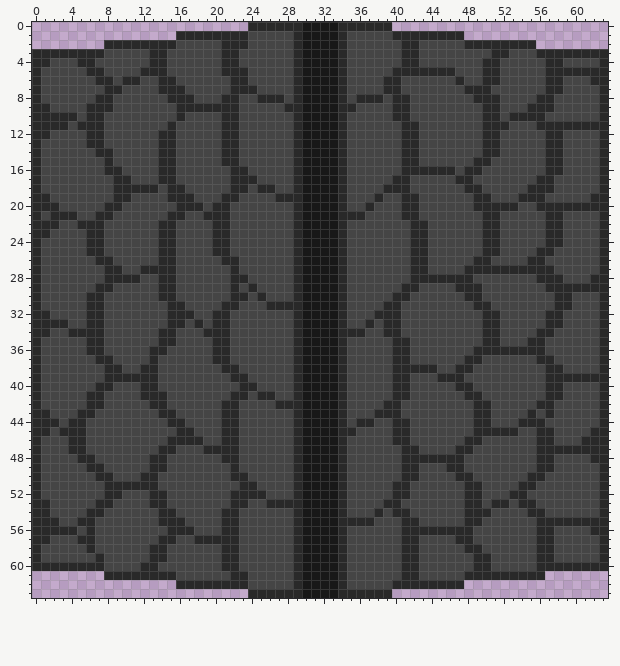
A pixel-art file gets an edit: assets/farmland/environment/environment-64x64.aseprite. This is how it looked before the edit.
64x64 pixels, 1 frame. Colours within 5 levels of each other are drawn and written as one.
The same view after the edit:
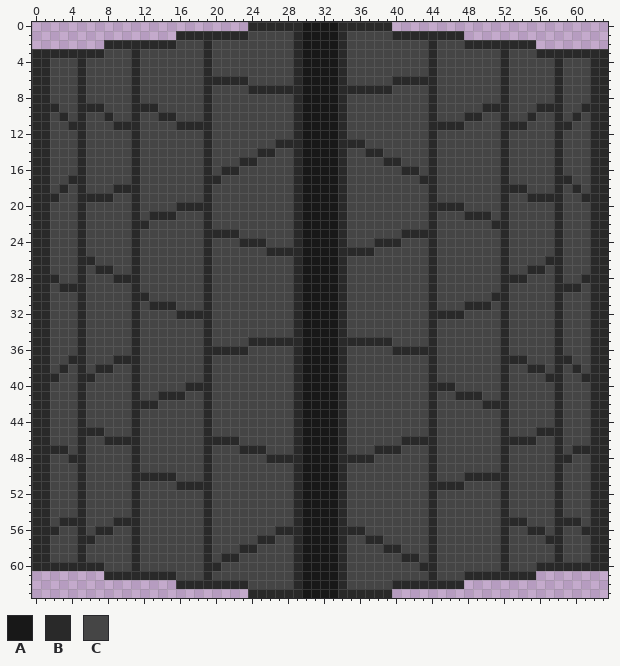
Palette (. is transparent): A #181818  B #292929  C #454545
What changed:
Changed rows in their new state; - is an unchanged pixel.
first column x 1:
 2 ------------------B-CCC-----------------CC-B------------------
 3 ----------B-CC----B-CC------------------CC-B------C-----------
 4 -----C----B-CC----B-CC------------------CC-B-----CCB----C----B
 5 B---BCC---BCCC----B-CCC----------------CCCC-CC---CCB----C-CCC-
 6 B---B-CC-C---CC---BBB-----------------C-BBBB--C--CCB----C-----
 7 B---B--CC-B--CCC--B--CC-BBBB------BBBB-C---B---CCC-B----C----B
 8 B---B-CC--B---CCC-B-CC--CCC--------CCC-CC--B----CCCB---CCB---B
 9 -B--B--C--BBB--CCC-CCC-----C------C----CC--B-------B--C--B--BB
10 -C-CBCCB--B--BBC--B-CC-----------------CC--B---BBCCBCC-C-B-B-B
11 -CCB-CC-BBB---CBBBB-CC------------------CC-BBBB--CC-BB-CC--CC-
12 ----BCC---B--CC---B-CC------------------CC-B-----CCB----C----B
13 B---BCC---B--CC---B-CC----BB------BB----CC-B-----CCB----C----B
14 B---B-CC--B--CC---B-CC--BB----------BB--CC-B-----CCB----C----B
15 B---B--C--B--CC---B-CCBB--------------BBCC-B----CC-B----C----B
16 B---B--CC-B--CC---B-B-C-------------------C-CC-CC--B----C----B
17 B--BB---CCB--CC---BB-CCC---------------CC-BB--CC---B---CCBB--B
18 B-B-B------CC-CC--B--CC-CC------------CCC--B---CC--BBBCCCB-B-B
19 -B--BBBBCCB---CCC-B-CC----CC---------C--CC-B----CC-B-C--BB--B-
20 -C--B--CC-B-------BCC---------------C---CC-BBBB-CCC-C--CC-CCC-
21 BCCCB-CC--B-BB-C---CC-------------CC----CC-B---BB-CB----C----B
22 -C---CC---BB-CC---BCC--------------------CCB-----C-B----C----B
23 ----BCC---B--CC---B--B------------------B--B-----CCB----C----B
24 B---BCC---B--CC---BCC-BBB------------BBB-CCB-----CCB----C----B
25 B---BCC---B--CC---BCC----BBB------BBB----CCB-----CCB---CCB---B
26 B---BBCC--B--CC---B-CC-------------------CCB----CC-B--CCBB---B
27 B---B-B-C-BCCCC---B--C-------------------CCB---CCCC-CC--CB---B
28 BB--B--C-----CC---B--CC------------------CC-CCCC---BBB-CC---B-
29 B-BBB-CC--B--CC---B--C-C----------------CC-B--CCC--B----C---C-
30 B---BCC---BB-CC---B--CC-C--------------CC--B---CC-BB------C--B
31 B---BCC---B-BB-C--B-CC---CCC----------CC---B---B---B------C--B
32 ----BCC---B---C--BBCC----------------CCC---BBBB--CCB----C----B
33 -CC-BCC---B---CC-CBCC---------------C-CC---B-----CCB----C----B
34 ---C-CC---B--CC----CC-------------CC--CC---B-----CCB---CCB---B
35 B---BCC---B--CC---BCC--BBBBB------BBBBBCC--B-----CCB--CC-B---B
36 B---BCC---B-CC----B--BB------------------BBB----CCC-CCCC-B---B
37 B--BB-CCBBB-C-----BCC------------------CC--B---CC--BBB-CCBB--B
38 B-B-B-B-C-BCC-----B-CC-----------------CCCC---CC---B--BBC--B-B
39 BB--BB-CCC-CC-----B--CC----------------CC--BCCC----B------CC--
40 B---B-CC--BCC---BBB---CC---------------CC--BBBCC---B----C----B
41 B---BCC---BCC-BB--B--CC-CC-------------CC--B--B----B----C----B
42 B---BCC---BB-C----B-CC----CC----------CC---B----C-BB---CCB---B
43 -----C----B--CC---B-CC---------------CCC---B----CC-B--C-CB---B
44 -C-C------B---CC--B-CC-------------CC--CC--B----CC-B-CCC-B---B
45 --CC-BB---B----CC-B-CC------------C----CC--B----CCC-C----B----
46 B--C---BBBB---CCCCBB-------------------C-BBB---CC--BBBBCCB--C-
47 BBBC------B--CC----CCCBBB------------BBBCC-B--CC---B---CC-C---
48 B--B-C----B-CC----B-CC---BBB------BBB---CCC-CCC----B---CCBB---
49 B---BCC---B-CC----B--C------------------CC-B-CC----B---CCB---B
50 B---B-CC--B--BB---B--CC-----------------CC-B--C-BBBB--CC-B---B
51 B---B--CCC-CC--BBBB---CC---------------CC--BBBBCC--B-CC--B---B
52 B---B--CC-B-CC----B--CCCC--------------CC--B---CC--BCC---B---B
53 ----B-CC--B-CC----B--CC--CCC----------CC---B---CC-C--CC--B---B
54 ----BCC---B--CC---B-CC---------------C-CC--B---CCC-B--CC-B---B
55 -CBB-C--BBB--CCC--B-CC------------CCC---CC-B---CC--BBB-CC---C-
56 --CCBCBB--B---CCC-B-CC----BB------BB----CCC-CCCC---B--B-CB--B-
57 ----------B--CC--C-CCC--BB----------BB--CC-B--CC---B---C-B---B
58 B---BC----B-CC----B-CCBB--------------BBCC-B---CC--B---CCB---B
59 B---B-C---B-CC----B------------------------B----CC-B---CCB---B
60 ----------BCC-----BBCC------------------CCBB----CC-B----------
61 ------------------B--CC-----------------CC-B-----------.------
Boxes around the changes in both pictures, in picture pixels (x1, y1, x2, y2):
changed: (41, 40, 293, 580)
changed: (347, 40, 599, 580)
